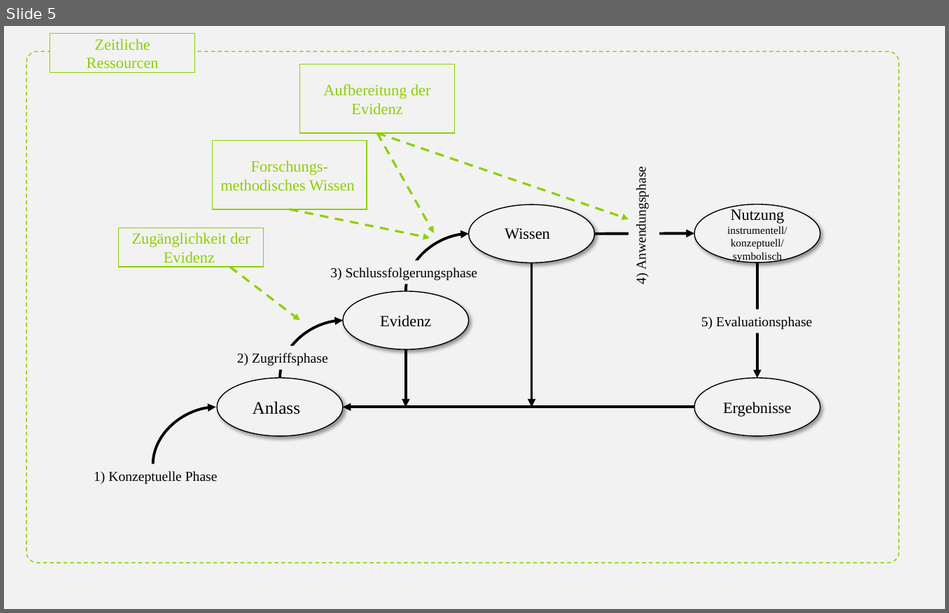
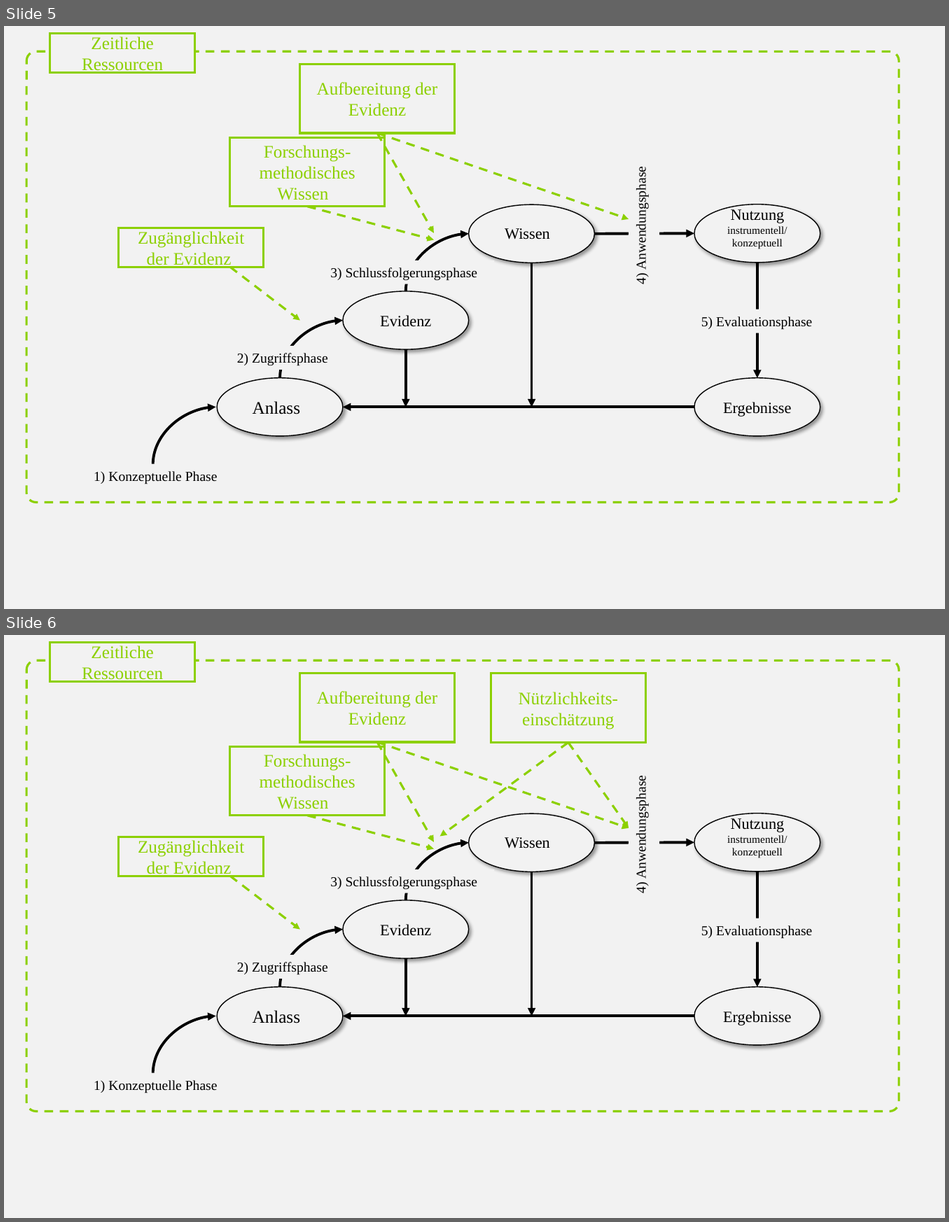
Before and after one commit to kirstinschmidt/GEBF_2025, a slide deck: img/Groß_Ophoff et al (2023)_adapted.pptx. Shown one above the other, each under a label of ours: slide 5 before the commit, slides 5 and 6 after it. The pictures are 949x613 and 949x1222 pixels, drawn with LibreOffice and Linux fonts; fonts in the diff are those of the drawing. Boxes give left, top, right and bottom in pixels: in the first picture for what was removed or moved away, otherwise in the second. Text is boxed around its words. In the diff, an @@ line names an element or a change of style, - is before the commit and + after.

```diff
--- a/img/Groß_Ophoff et al (2023)_adapted.pptx
+++ b/img/Groß_Ophoff et al (2023)_adapted.pptx
@@ slide 6 added at box(4, 635, 945, 1218), background #F2F2F2 @@
@@ rectangle added at box(50, 643, 194, 682), fill #F2F2F2, outline #8CD000 2.25 pt, 18 pt, text #8CD000 @@
+Zeitliche Ressourcen
@@ rounded rectangle added at box(26, 660, 899, 1112), outline #8CD000 2.25 pt dashed @@
@@ rectangle added at box(299, 673, 454, 742), outline #8CD000 2.25 pt, 18 pt, text #8CD000 @@
+Aufbereitung der Evidenz
@@ rectangle added at box(491, 673, 646, 742), outline #8CD000 2.25 pt, 18 pt, text #8CD000 @@
+Nützlichkeits-einschätzung
@@ rectangle added at box(230, 746, 384, 816), outline #8CD000 2.25 pt, 18 pt, text #8CD000 @@
+Forschungs-methodisches Wissen
@@ arrow added from (377, 742) to (434, 842), #8CD000 2.25 pt dashed @@
@@ arrow added from (377, 742) to (628, 828), #8CD000 2.25 pt dashed @@
@@ arrow added from (569, 742) to (440, 836), #8CD000 2.25 pt dashed @@
@@ arrow added from (569, 742) to (628, 828), #8CD000 2.25 pt dashed @@
@@ text added at box(633, 785, 649, 893), 14 pt, text #000000 @@
+4) Anwendungsphase
@@ arrow added from (308, 816) to (434, 849), #8CD000 2.25 pt dashed @@
@@ ellipse added at box(468, 813, 594, 872), fill #F2F2F2, outline #000000 1 pt @@
@@ ellipse added at box(694, 813, 820, 872), fill #F2F2F2, outline #000000 1 pt @@
@@ text added at box(727, 818, 787, 858), 11 pt, text #000000 @@
+Nutzung
+instrumentell/
+konzeptuell
@@ rectangle added at box(118, 837, 263, 876), outline #8CD000 2.25 pt, 18 pt, text #8CD000 @@
+Zugänglichkeit der Evidenz
@@ curved arrow added from (406, 900) to (468, 843), #000000 2.75 pt @@
@@ text added at box(504, 837, 550, 849), 16 pt, text #000000 @@
+Wissen
@@ arrow added from (595, 843) to (694, 842), #000000 2.75 pt @@
@@ arrow added from (230, 876) to (299, 929), #8CD000 2.25 pt dashed @@
@@ text added at box(330, 876, 478, 890), 14 pt, text #000000 @@
+3) Schlussfolgerungsphase
@@ arrow added from (532, 872) to (532, 1016), #000000 2.75 pt @@
@@ arrow added from (757, 872) to (757, 987), #000000 2.75 pt @@
@@ ellipse added at box(343, 900, 468, 958), fill #F2F2F2, outline #000000 1 pt, 16 pt, text #000000 @@
+Evidenz
@@ text added at box(701, 925, 812, 939), 14 pt, text #000000 @@
+5) Evaluationsphase
@@ curved arrow added from (280, 987) to (343, 929), #000000 2.75 pt @@
@@ text added at box(237, 962, 328, 975), 14 pt, text #000000 @@
+2) Zugriffsphase
@@ arrow added from (406, 959) to (406, 1016), #000000 2.75 pt @@
@@ ellipse added at box(217, 987, 343, 1045), fill #F2F2F2, outline #000000 1 pt @@
@@ ellipse added at box(694, 987, 820, 1045), fill #F2F2F2, outline #000000 1 pt, 16 pt, text #000000 @@
+Ergebnisse
@@ text added at box(252, 1010, 301, 1023), 18 pt, text #000000 @@
+Anlass
@@ curved arrow added from (153, 1074) to (215, 1016), #000000 2.75 pt @@
@@ arrow added from (694, 1016) to (343, 1016), #000000 2.75 pt @@
@@ text added at box(94, 1080, 218, 1093), 14 pt, text #000000 @@
+1) Konzeptuelle Phase
@@ slide 5 changed as well @@
@@ rounded rectangle: place and size @@
-rounded rectangle at box(26, 51, 899, 563)
+rounded rectangle at box(26, 51, 899, 503)
@@ rounded rectangle at box(26, 51, 899, 503): outline #8CD000 1 pt dashed to #8CD000 2.25 pt dashed @@
@@ size 16 to 18 pt; outline #8CD000 1 pt to #8CD000 2.25 pt in 4 elements at box(299, 64, 454, 133), box(118, 228, 263, 267), box(50, 34, 194, 73), box(230, 137, 384, 207) @@
@@ rectangle "Forschungs-methodisches Wissen": place and size @@
-rectangle "Forschungs-methodisches Wissen" at box(212, 140, 367, 209)
+rectangle "Forschungs-methodisches Wissen" at box(230, 137, 384, 207)
@@ arrow moved from (290, 209) - (430, 237) to (308, 207) - (434, 240) @@
@@ text at box(732, 239, 782, 249): text changed @@
-konzeptuell/
-symbolisch
+konzeptuell
```
Also in this commit, not shown: 5 other slides changed, 22 other files.
